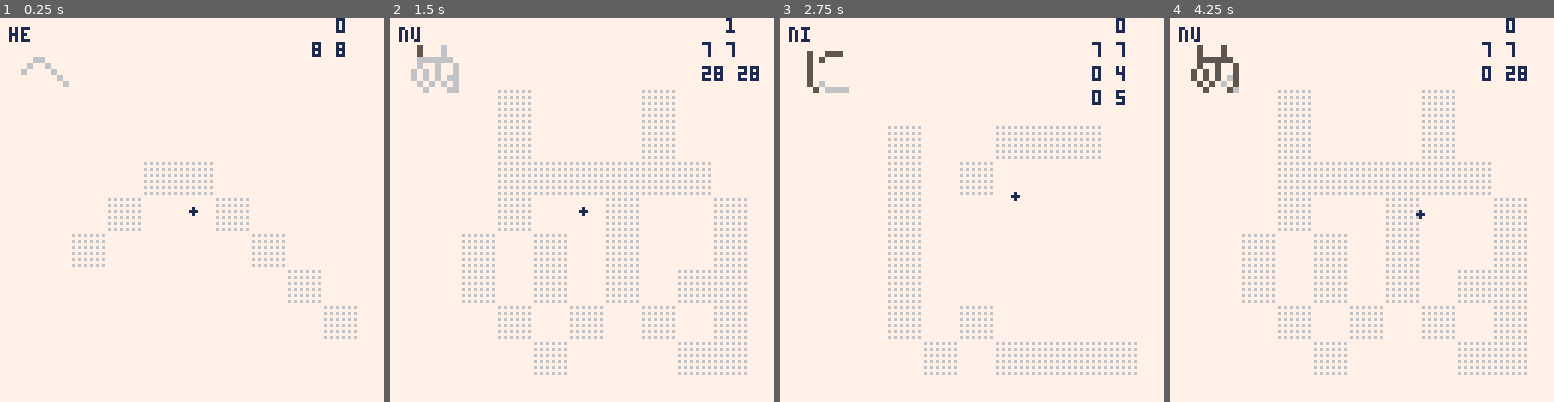
Above: before the commit, frames 1-4 (left to right).
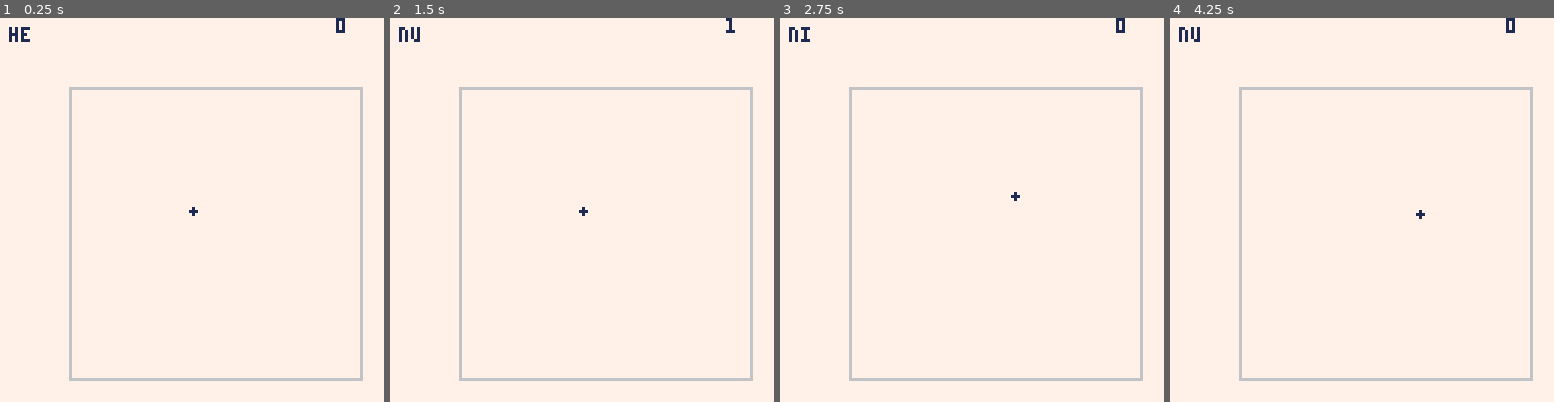
Above: after the commit, the same moments.

Repository: SestrenExsis/KanaPractice
Game: PICO-8 cartridge kana_practice.p8
The game is run twice, just before and just after one commit, with the same random seed, the same clock (stepped at 60 frames per second) and the same inputs.
Inputs (mouse positions are in pixels of both pictures, inside the frame that each line leads up to):
- Up to frame 1 (0.25 s): no input
- Up to frame 2 (1.5 s): tap X (X key) at 0.33, 1.07 s; click (670, 121) at 0.67 s; tap O (Z key) at 0.7 s; click (436, 267) at 1.22 s
- Up to frame 3 (2.75 s): hold Right 1.6-2.1 s; hold P2 Left 1.6-2.1 s; tap O (Z key) at 1.7, 2.1, 2.5 s; click (887, 114) at 1.77 s; tap X (X key) at 1.85 s; hold Up 2.15-2.42 s; hold P2 Down 2.15-2.42 s; click (952, 259) at 2.32 s; hold Right from 2.47 s (still down); hold P2 Left from 2.47 s (still down)
- Up to frame 4 (4.25 s): click (1404, 106) at 2.87 s; tap O (Z key) every 0.4 s from 2.9 to 4.1 s; tap X (X key) at 2.97, 4.08 s; release Right at 3.03 s; release P2 Left at 3.03 s; hold Left 3.08-3.58 s; hold P2 Right 3.08-3.58 s; click (1465, 256) at 3.42 s; hold Down 3.63-3.97 s; hold P2 Up 3.63-3.97 s; click (1231, 102) at 3.97 s; hold Right from 4.02 s (still down); hold P2 Left from 4.02 s (still down)

The runs differ from the first frame. In frame 1, 4.5% of the frame differs, in the area x 5-95%, y 6-95%; in frame 2, 9.8%, in the area x 5-97%, y 6-95%; in frame 3, 6.6%; in frame 4, 9.8%.

Commit message:
Allow hiding of stroke hints

Diff:
--- a/kana_practice.p8
+++ b/kana_practice.p8
@@ -40,6 +40,7 @@
 _maxr=5.000
 _dryt={3.4,0.2,0.2,0.2}
 _mous=false
+_hint=false
 
 -- kana info
 _knfrm={}
@@ -165,6 +166,10 @@
  	_mous=not _mous
  	sfx(0)
  end
+ if btnp(❎,1) then
+ 	_hint=not _hint
+ 	sfx(0)
+ end
 	if _mous then
 		poke(0x5f2d,1)
 		_nib_pr=_nib_on
@@ -233,13 +238,17 @@
 
 function _draw()
 	cls(_c_cnv)
+	rect(23,23,120,120,6)
 	local p=strokes(_kana)
-	drawkana(p,64,7,9,2,_c_cut)
-	local i=(12*t())%64
-	i=mid(0,i-16,64)
-	drawkana(p,i,7,9,2,_c_dry)
- fillp(0b0101111101011111)
-	drawkana(p,64,24,24,12)
+	-- draw hint
+	if _hint then
+		drawkana(p,64,7,9,2,_c_cut)
+		local i=(12*t())%64
+		i=mid(0,i-16,64)
+		drawkana(p,i,7,9,2,_c_dry)
+ 	fillp(0b0101111101011111)
+		drawkana(p,64,24,24,12)
+	end
  fillp()
  -- draw ink
  for inks in all (_inks) do
@@ -268,14 +277,14 @@
 		)
 	print(_kana,3,3,1)
 	print(#_inks-1,112,0,1)
-	local test=testinks(24,24,12)
-	drawkana(test,64,23,9,2,3)
-	local evals=evaluateall(test,p)
-	for i=1,#evals do
-		local ev=evals[i]
-		local msg=ev[1].." "..ev[2]
-		print(msg,104,8*i,1)
-	end
+	--local test=testinks(24,24,12)
+	--drawkana(test,64,23,9,2,3)
+	--local evals=evaluateall(test,p)
+	--for i=1,#evals do
+	--	local ev=evals[i]
+	--	local msg=ev[1].." "..ev[2]
+	--	print(msg,104,8*i,1)
+	--end
 end
 -->8
 -- helper functions
